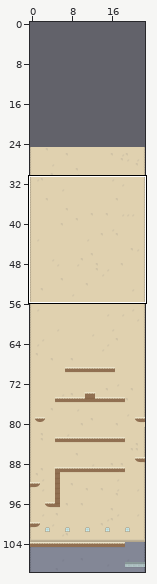
Two versions of a level (Tiled map, EdgeCandy/Content/Levels/level.tmx). The first picture is a wide view before the edit; the outline marks the close-up.
Close-up. The starting point:
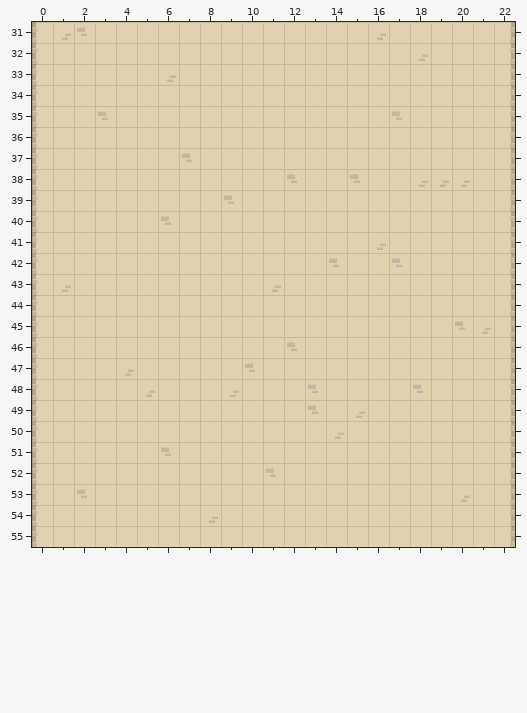
Cells are 21x21 px. Shown: x 0..22, y 31..55. The commit also changed other parts of the map, which this record leaves out. The old version is drawn lined up with the new one.
After the commit:
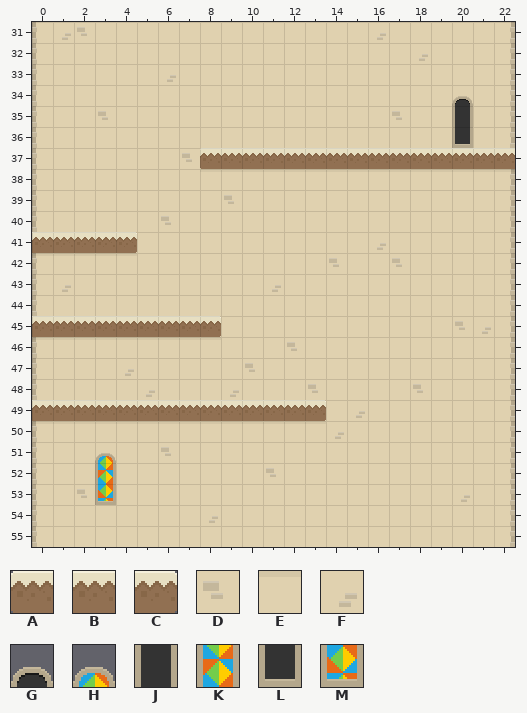
Key: from "tileset": A 556, B 557, C 558, D 699, E 721, F 789, G 822, H 823, J 852, K 853, L 882, M 883.
_ is an empty cell.
From old to new:
map size 23x150 -> 23x175 cells (old content now starts at 0,25; both pictures use the new coordinates)
Layer "Background":
Tile D gives way to tile E in row 38 at x 12 and 15.
Tile F gives way to tile E in row 38 at x 18 to 20.
Layer "Foreground":
The edit adds tile A in row 37 at x 8.
The edit adds tile B in row 37 at x 9 to 22; in row 41 at x 0 to 3; in row 45 at x 0 to 7; in row 49 at x 0 to 12.
The edit adds tile C in row 41 at x 4; in row 45 at x 8; in row 49 at x 13.
The edit adds tile G in row 34 at x 20.
The edit adds tile H in row 51 at x 3.
The edit adds tile J in row 35 at x 20.
The edit adds tile K in row 52 at x 3.
The edit adds tile L in row 36 at x 20.
The edit adds tile M in row 53 at x 3.
Boxes around the changes in both close-ups, in picture pixels (x1, y1, x2, y2):
changed: (200, 96, 515, 187)
added: (32, 232, 137, 253)
added: (32, 316, 221, 337)
added: (32, 400, 326, 421)
added: (95, 453, 116, 505)
